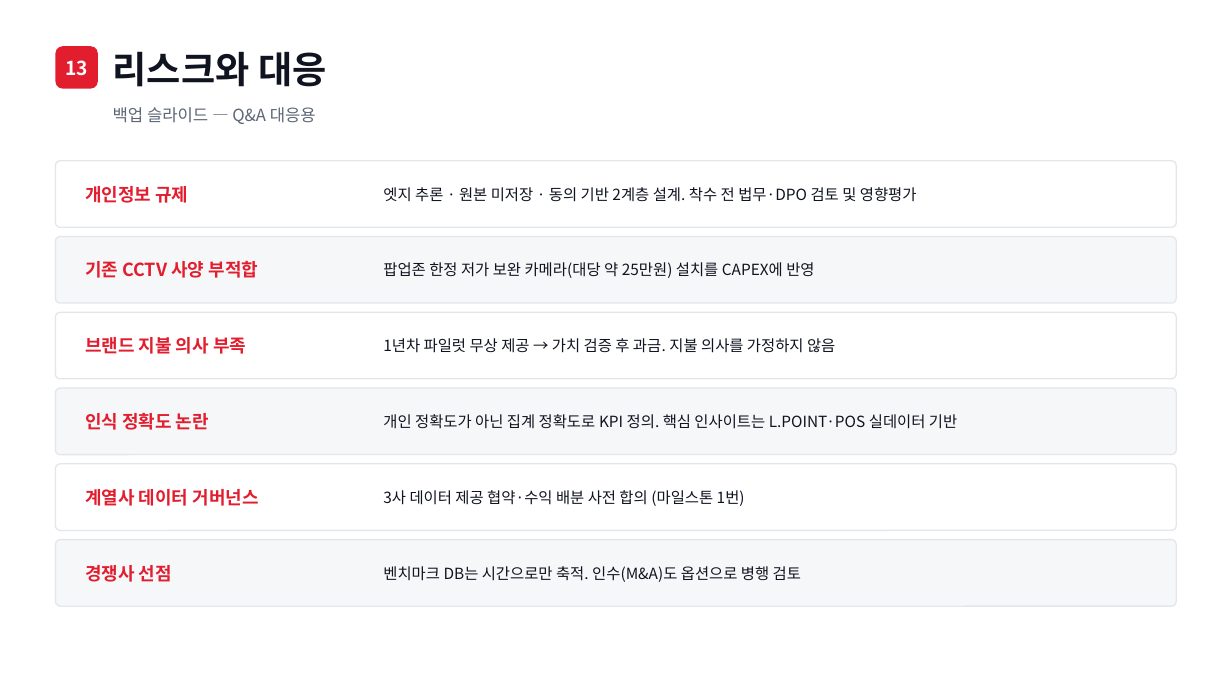
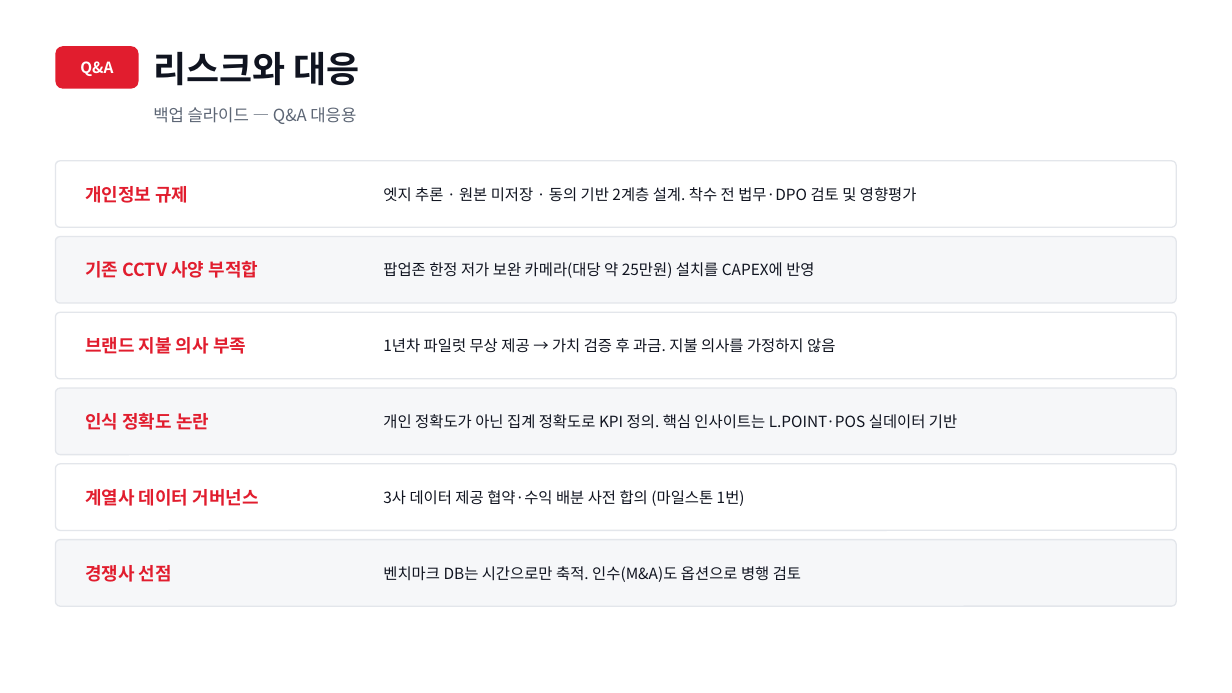
Before and after one commit to neti84-design/LMBA, a slide deck: slide 15 of LGA_롯데신사업_발표.pptx (slide 13 before the commit). Drawn at 1232x693 pixels with LibreOffice and Linux fonts; fonts in the diff are those of the drawing. Boxes give left, top, right and bottom in pixels: in the first picture for what was removed or moved away, otherwise in the second. Text is boxed around its words. In the diff, an @@ line names an element or a change of style, - is before the commit and + after.

```diff
--- a/LGA_롯데신사업_발표.pptx
+++ b/LGA_롯데신사업_발표.pptx
@@ rounded rectangle: place and size @@
-rounded rectangle at (55, 46, 98, 89)
+rounded rectangle at (55, 46, 139, 89)
@@ text "리스크와 대응": place and size @@
-text "리스크와 대응" at (113, 51, 327, 87)
+text "리스크와 대응" at (153, 52, 360, 86)
@@ text "리스크와 대응" at (153, 52, 360, 86): size 29 to 28 pt @@
@@ text at (80, 61, 113, 76): text changed; size 15 to 12 pt @@
-13
+Q&A
@@ text "백업 슬라이드 — Q&A 대응용": place and size @@
-text "백업 슬라이드 — Q&A 대응용" at (113, 107, 316, 124)
+text "백업 슬라이드 — Q&A 대응용" at (153, 107, 356, 124)
```
Also in this commit, not shown: 7 other slides changed, 7 slides added, 6 slides removed, 5 other files.
